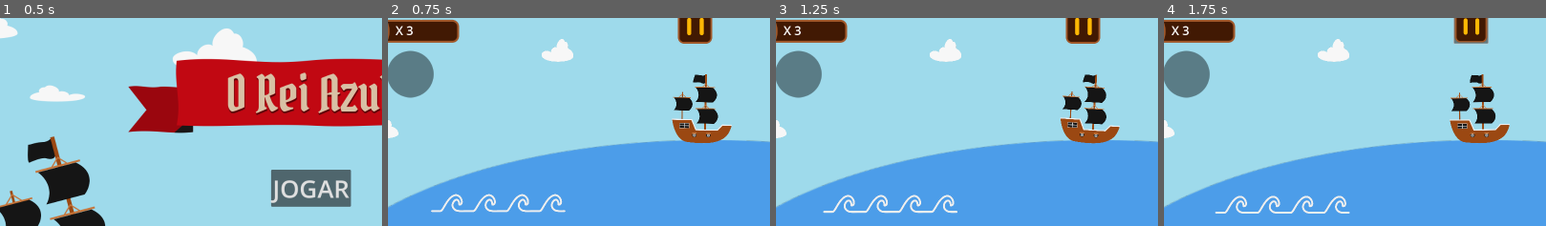
Above: before the commit, frames 1-4 (left to right).
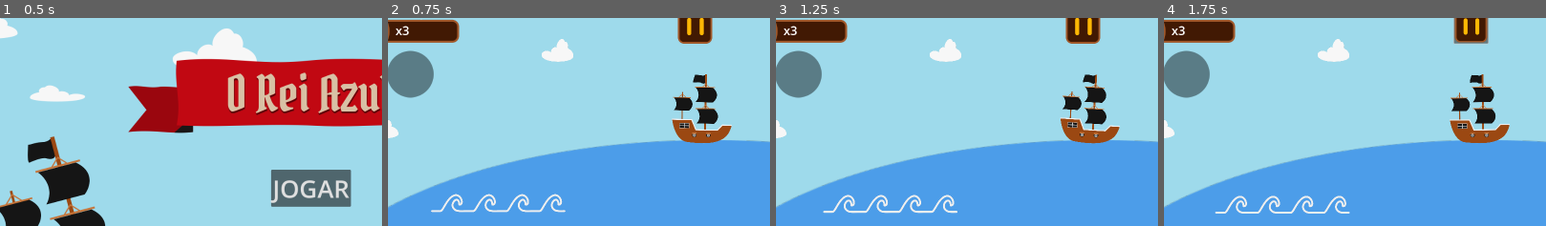
Above: after the commit, the same moments.

Repository: hhsoares/baleia
Game: Godot game, scene res://Scenes/menu.tscn
Two runs of this game, one before a commit and one after it. Both use one fixed random seed, a clock stepped at 60 frames per second and the inputs below. The engine's default icon, where the game draws it, is replaced by a stand-in: a white triangle on a blue panel in a dark square.
Inputs (mouse positions are % of the whole screen's width and height, from its top left):
- Up to frame 1 (0.5 s): no input
- Up to frame 2 (0.75 s): click "JOGAR" at 0.5 s
- Up to frame 3 (1.25 s): no input
- Up to frame 4 (1.75 s): click (48, 7) at 1.25 s
The pictures show only the part of the screen within x 8-58%, y 5-55%; the shares and areas given below are measured in that part.

Frame 1 is identical in both runs. In frame 2, 0.1% of the frame differs, in the area x 2-7%, y 3-9%; in frame 3, 0.1%; in frame 4, 0.1%.

Commit message:
UI de vida funcionando + correção reset novo jogo

Diff:
--- a/Scripts/jogo.gd
+++ b/Scripts/jogo.gd
@@ -6,12 +6,14 @@
 @export var spawn_above: float = 16.0
 
 @onready var txt_score: Label = $HUD/Control/HudScore/txt_score
+@onready var txt_life: Label = $HUD/Control/HudLife/txt_life
 
 var _rng := RandomNumberGenerator.new()
 var _t: Timer
 
 func _ready() -> void:
-	Globals.life <= 3
+	Globals.life = 3
+	Globals.score = 0
 	_rng.randomize()
 	_t = Timer.new()
 	_t.one_shot = false
@@ -22,6 +24,7 @@
 
 func _process(_delta: float) -> void:
 	txt_score.text = str(Globals.score)
+	txt_life.text = "x" + str(Globals.life)
 
 	if Globals.life <= 0:
 		get_tree().change_scene_to_file("res://Scenes/derrota.tscn")
